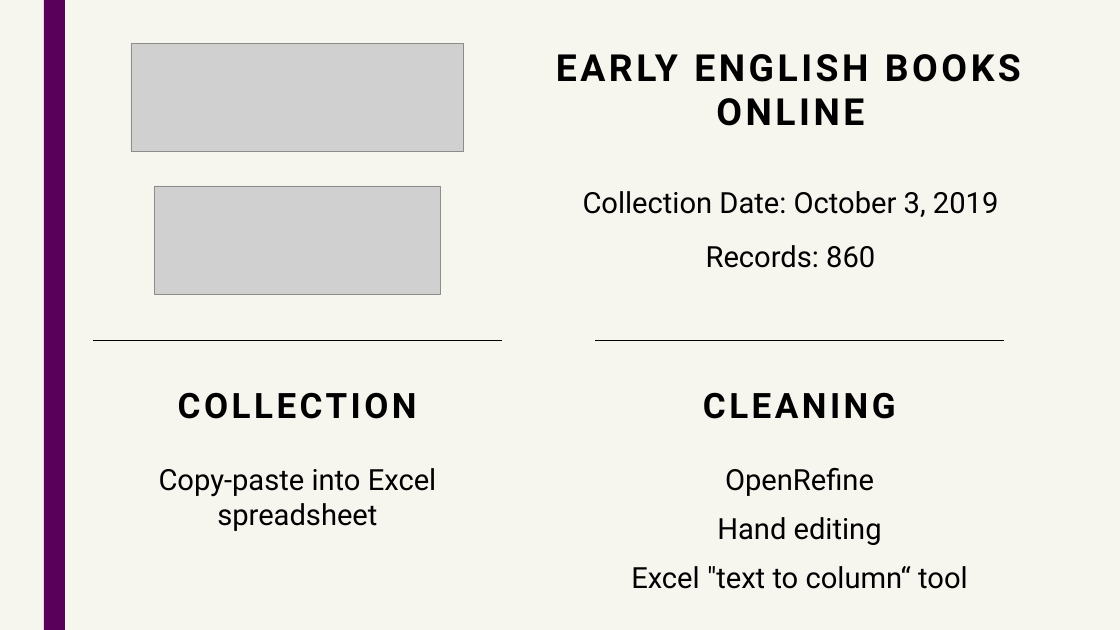
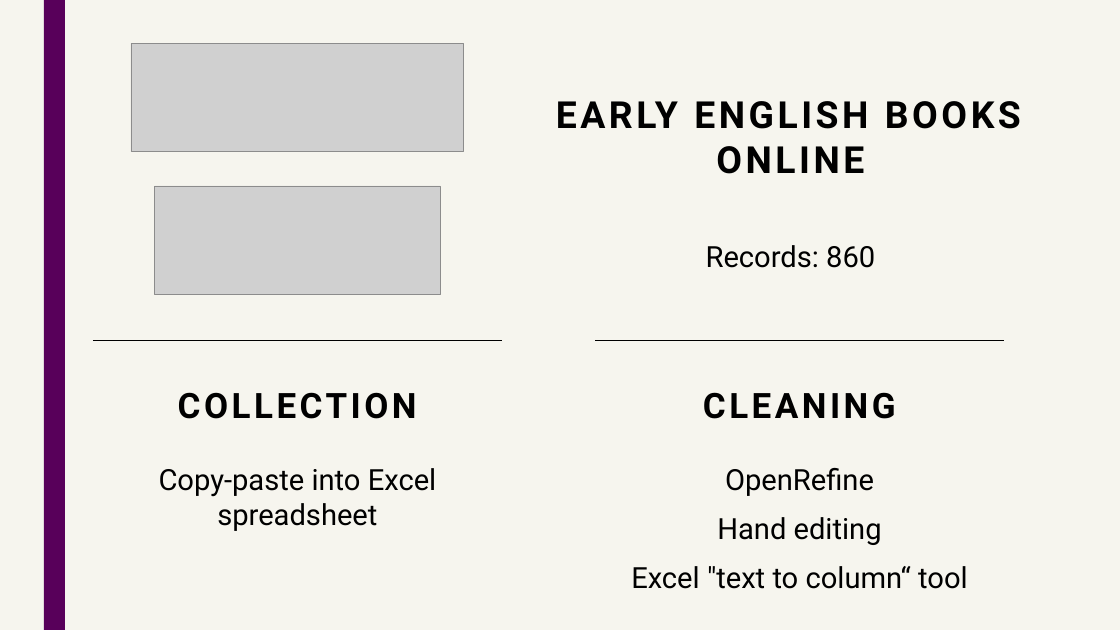
Before and after one commit to asnowmenjig/IS590-Open-Data-Mashups, a slide deck: slide 7 of final-deliverables/presentation-materials/presentation-slides.pptx (slide 6 before the commit). Drawn at 1120x630 pixels with LibreOffice and Linux fonts; fonts in the diff are those of the drawing; grey boxes stand for pictures. Boxes give left, top, right and bottom in pixels: in the first picture for what was removed or moved away, otherwise in the second. Text is boxed around its words. In the diff, an @@ line names an element or a change of style, - is before the commit and + after.

```diff
--- a/final-deliverables/presentation-materials/presentation-slides.pptx
+++ b/final-deliverables/presentation-materials/presentation-slides.pptx
@@ text "EARLY ENGLISH BOOKS ONLINE" moved from (x1=556, y1=54, x2=1021, y2=126) to (x1=556, y1=101, x2=1021, y2=174) @@
@@ text removed at (x1=583, y1=191, x2=998, y2=217) @@
-Collection Date: October 3, 2019
```
Also in this commit, not shown: 6 other slides changed, 4 slides added, 4 slides removed, 1 other file.
